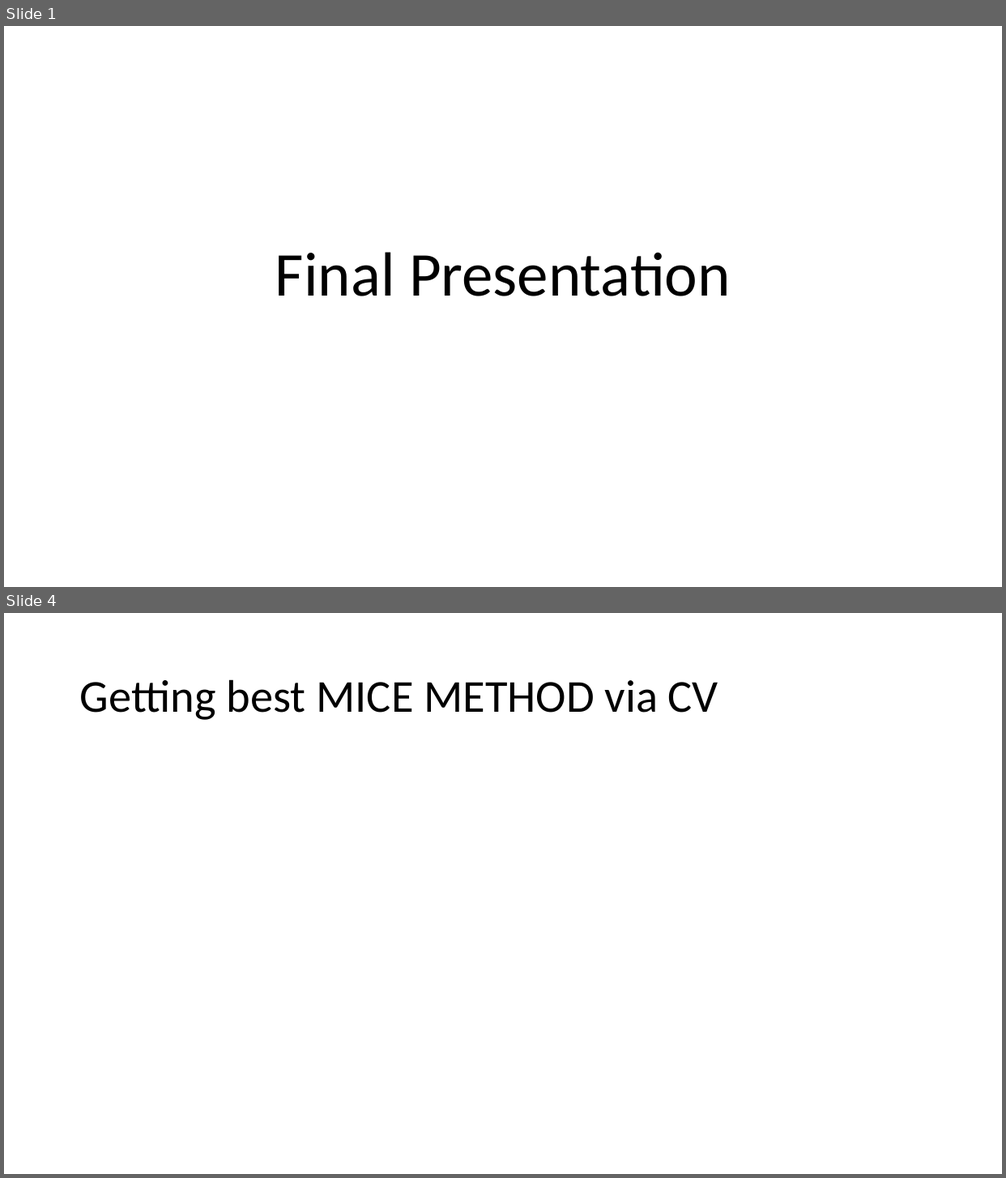
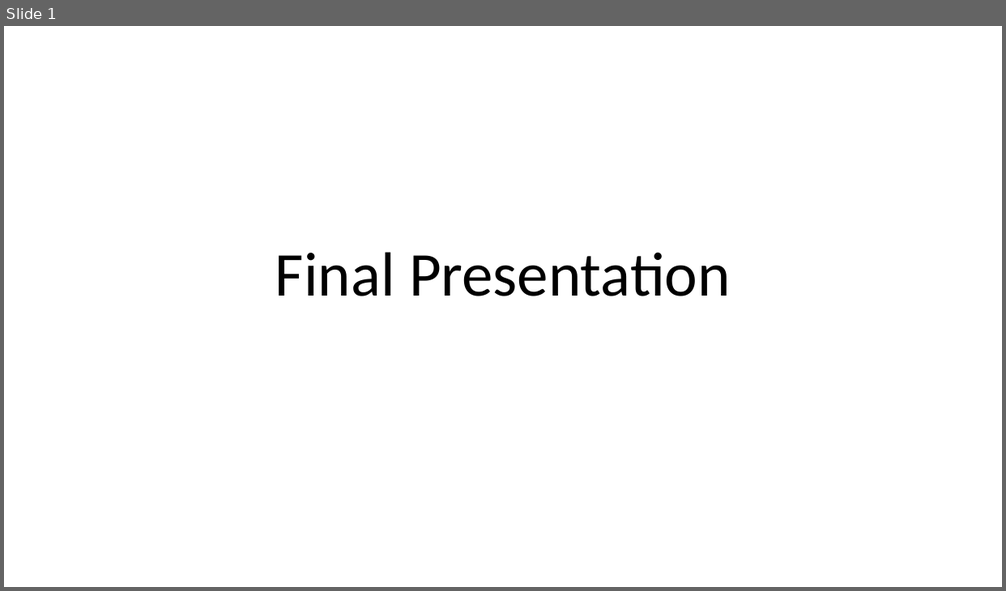
Before and after one commit to AlderCoder/Snow-finches, a slide deck: Final Presentation.pptx. Shown one above the other, each under a label of ours: slides 1 and 4 before the commit, slide 1 after it; the slides between them are not shown. The pictures are 1006x1178 and 1006x591 pixels, drawn with LibreOffice and Linux fonts; fonts in the diff are those of the drawing. Boxes give left, top, right and bottom in pixels: in the first picture for what was removed or moved away, otherwise in the second. Text is boxed around its words. In the diff, an @@ line names an element or a change of style, - is before the commit and + after.

```diff
--- a/Final Presentation.pptx
+++ b/Final Presentation.pptx
@@ slide 4 removed at box(4, 613, 1002, 1174), background #FFFFFF @@
@@ title removed at box(80, 679, 718, 720) @@
-Getting best MICE METHOD via CV
```
Also in this commit, not shown: 4 slides changed, 5 slides added, 3 other files.
